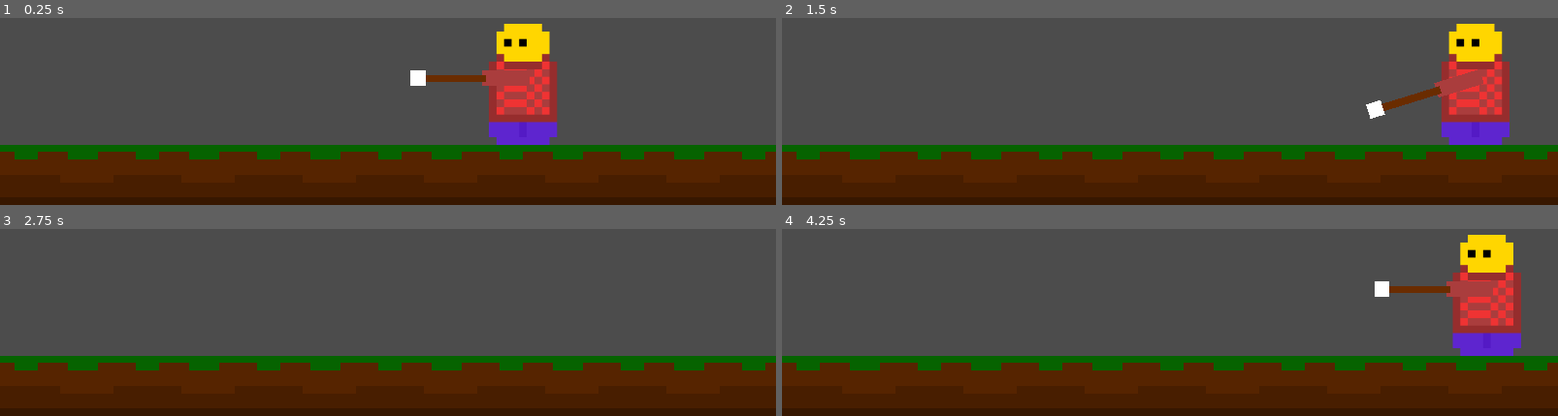
Above: before the commit, frames 1-4 (two rows, left to right).
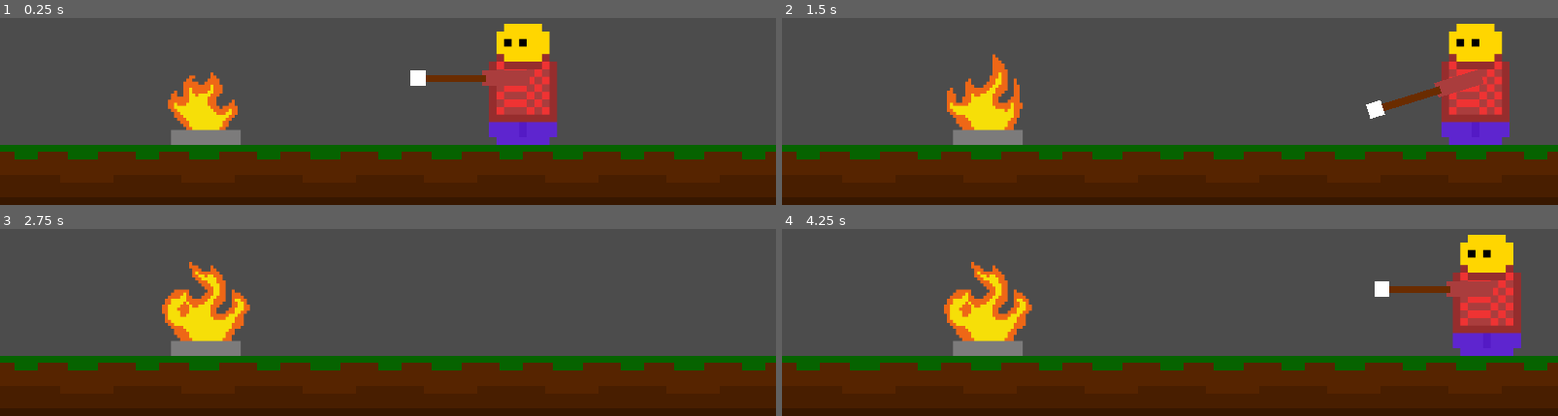
Above: after the commit, the same moments.

Repository: sgerpdx/smore-demo
Game: Godot game, scene res://Scenes/main.tscn
The game is run twice, just before and just after one commit, with the same random seed, the same clock (stepped at 60 frames per second) and the same inputs.
Inputs:
- Up to frame 1 (0.25 s): no input
- Up to frame 2 (1.5 s): hold Right (right) 0.53-1.28 s; hold Down (down) from 1.28 s (still down)
- Up to frame 3 (2.75 s): release Down (down) at 2.03 s; hold Right (right) from 2.03 s (still down)
- Up to frame 4 (4.25 s): release Right (right) at 2.78 s; hold Up (up) 2.78-3.53 s; hold Left (left) from 3.53 s (still down)

The runs differ from the first frame. In frame 1, 2.5% of the frame differs, in the area x 21-31%, y 29-68%; in frame 2, 2.9%; in frame 3, 3.5%, in the area x 20-33%, y 17-68%; in frame 4, 3.5%.

Commit message:
campfire animation node added

Diff:
--- /dev/null
+++ b/project/Scenes/Campfire.tres
@@ -0,0 +1,14 @@
+[gd_resource type="SpriteFrames" load_steps=5 format=2]
+
+[ext_resource path="res://Assets/fire-02.png" type="Texture" id=1]
+[ext_resource path="res://Assets/fire-01.png" type="Texture" id=2]
+[ext_resource path="res://Assets/fire-03.png" type="Texture" id=3]
+[ext_resource path="res://Assets/fire-04.png" type="Texture" id=4]
+
+[resource]
+animations = [ {
+"frames": [ ExtResource( 2 ), ExtResource( 1 ), ExtResource( 3 ), ExtResource( 4 ), ExtResource( 3 ), ExtResource( 1 ) ],
+"loop": true,
+"name": "flames",
+"speed": 4.0
+} ]
--- /dev/null
+++ b/project/Scenes/Campfire.tscn
@@ -0,0 +1,26 @@
+[gd_scene load_steps=4 format=2]
+
+[ext_resource path="res://Scenes/Campfire.tres" type="SpriteFrames" id=1]
+[ext_resource path="res://Scenes/FlamesObject.gd" type="Script" id=2]
+
+[sub_resource type="RectangleShape2D" id=1]
+extents = Vector2( 53.75, 61.25 )
+
+[node name="Campfire" type="Node2D"]
+__meta__ = {
+"_edit_group_": true
+}
+
+[node name="FlamesObject" type="StaticBody2D" parent="."]
+script = ExtResource( 2 )
+
+[node name="CollisionShape2D" type="CollisionShape2D" parent="FlamesObject"]
+shape = SubResource( 1 )
+
+[node name="AnimatedSprite" type="AnimatedSprite" parent="FlamesObject"]
+frames = ExtResource( 1 )
+animation = "flames"
+frame = 5
+playing = true
+
+[node name="AnimationPlayer" type="AnimationPlayer" parent="FlamesObject"]
--- /dev/null
+++ b/project/Scenes/FlamesObject.gd
@@ -0,0 +1,16 @@
+extends StaticBody2D
+
+
+# Declare member variables here. Examples:
+# var a = 2
+# var b = "text"
+
+
+# Called when the node enters the scene tree for the first time.
+func _ready():
+	pass # Replace with function body.
+
+
+# Called every frame. 'delta' is the elapsed time since the previous frame.
+#func _process(delta):
+#	pass
--- a/project/Scenes/main.tscn
+++ b/project/Scenes/main.tscn
@@ -1,7 +1,8 @@
-[gd_scene load_steps=4 format=2]
+[gd_scene load_steps=5 format=2]
 
 [ext_resource path="res://Assets/camping-groundtile.png" type="Texture" id=1]
 [ext_resource path="res://Scenes/Player.tscn" type="PackedScene" id=2]
+[ext_resource path="res://Scenes/Campfire.tscn" type="PackedScene" id=3]
 
 [sub_resource type="TileSet" id=1]
 0/name = "camping-groundtile.png 0"
@@ -30,3 +31,6 @@
 
 [node name="player" parent="." instance=ExtResource( 2 )]
 position = Vector2( 698.705, 431.417 )
+
+[node name="Campfire" parent="." instance=ExtResource( 3 )]
+position = Vector2( 273.724, 458.723 )
Binary file added: project/Assets/fire-01.png
Not shown, added: project/Assets/fire-01.png.import
Binary file added: project/Assets/fire-02.png
Not shown, added: project/Assets/fire-02.png.import
Binary file added: project/Assets/fire-03.png
Not shown, added: project/Assets/fire-03.png.import
Binary file added: project/Assets/fire-04.png
Not shown, added: project/Assets/fire-04.png.import
